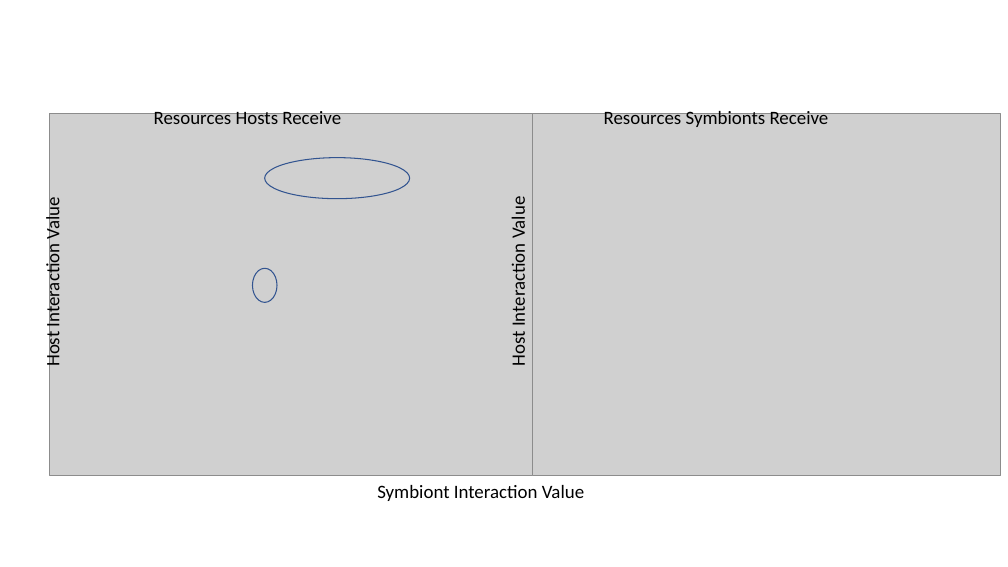
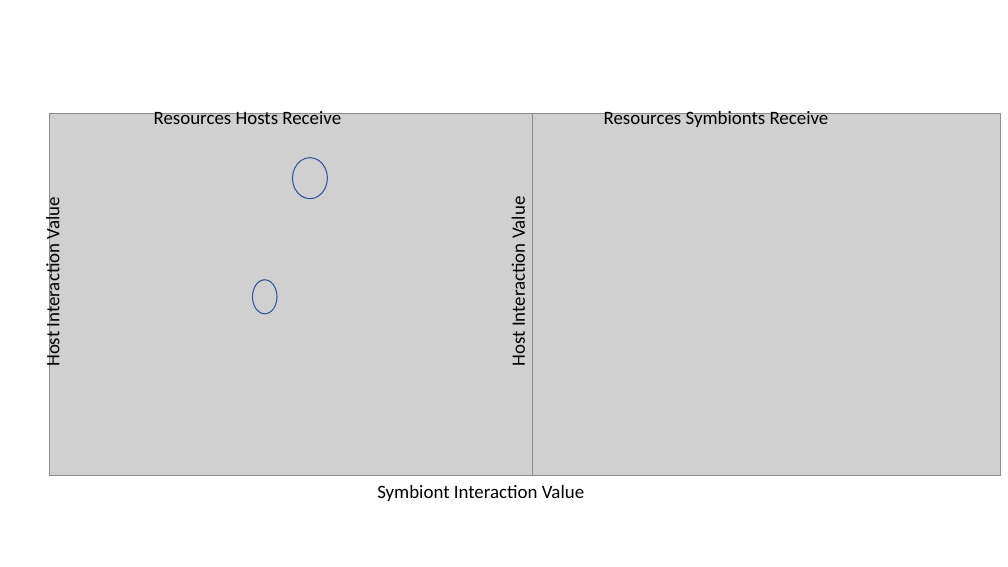
Before and after one commit to anyaevostinar/Dirty-Transmission-Hypothesis-Paper, a slide deck: slide 1 of Analysis/HeatMaps/CombinedHeatmap.pptx. Drawn at 1008x567 pixels with LibreOffice and Linux fonts; fonts in the diff are those of the drawing; grey boxes stand for pictures. Boxes give left, top, right and bottom in pixels: in the first picture for what was removed or moved away, otherwise in the second. Text is boxed around its words. In the diff, an @@ line names an element or a change of style, - is before the commit and + after.

```diff
--- a/Analysis/HeatMaps/CombinedHeatmap.pptx
+++ b/Analysis/HeatMaps/CombinedHeatmap.pptx
@@ ellipse: place and size @@
-ellipse at <box>265,158,410,199</box>
+ellipse at <box>293,158,327,199</box>
@@ ellipse: place and size @@
-ellipse at <box>253,268,277,302</box>
+ellipse at <box>253,280,277,314</box>
```
Also in this commit, not shown: 7 other files.
